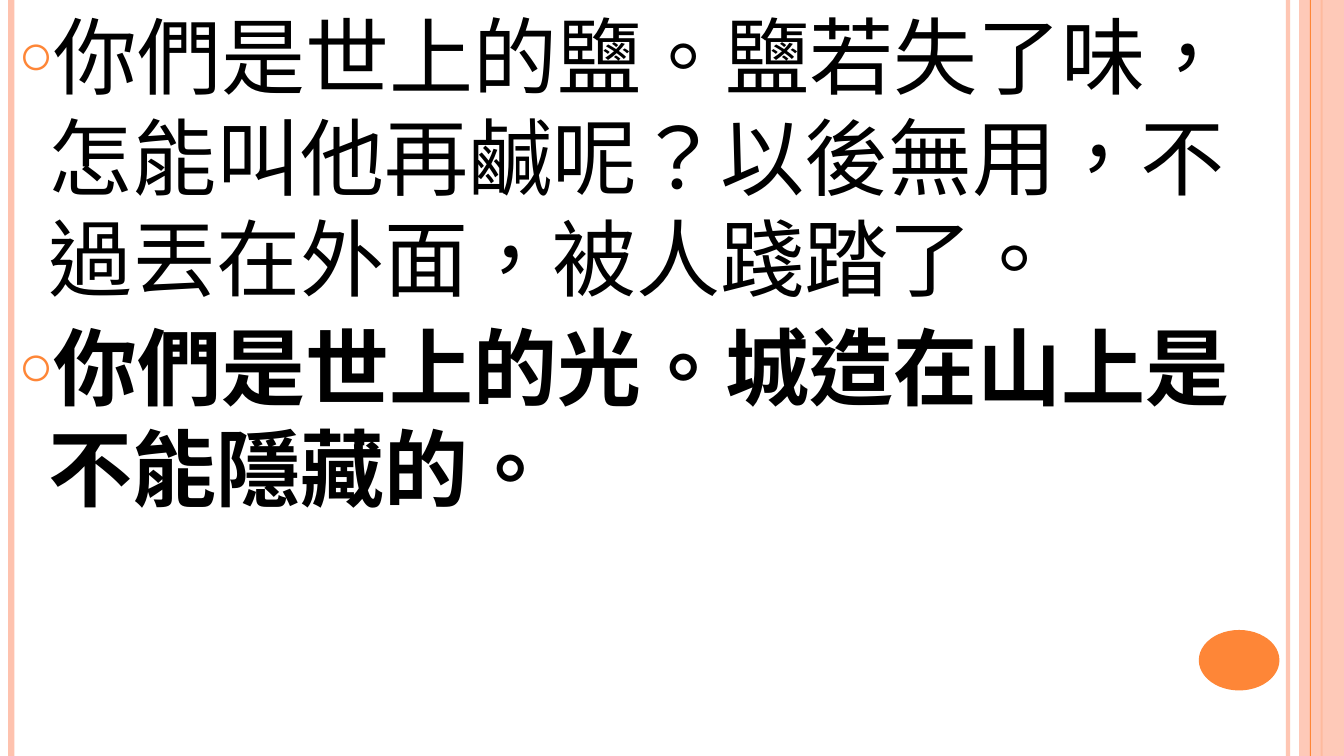
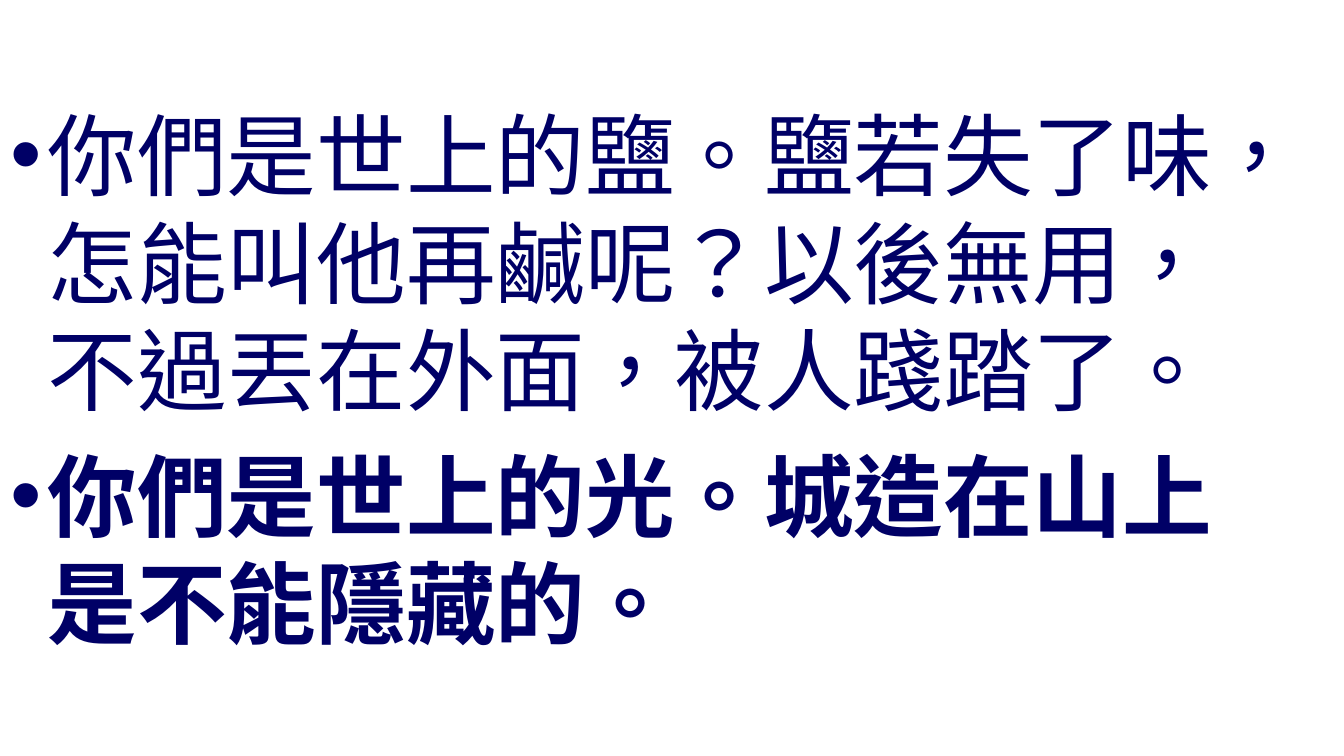
Before and after one commit to batisuoc/worship-resources, a slide deck: slide 2 of 74為鹽為光.pptx. Drawn at 1344x756 pixels with LibreOffice and Linux fonts; fonts in the diff are those of the drawing; background and template pictures are left out. Boxes give left, top, right and bottom in pixels: in the first picture for what was removed or moved away, otherwise in the second. Text is boxed around its words. In the diff, an @@ line names an element or a change of style, - is before the commit and + after.

```diff
--- a/74為鹽為光.pptx
+++ b/74為鹽為光.pptx
@@ text "你們是世上的鹽。鹽若失了味，怎能叫他再鹹呢？以後無用，不過丟在外面，被人踐踏了。": place and size @@
-text "你們是世上的鹽。鹽若失了味，怎能叫他再鹹呢？以後無用，不過丟在外面，被人踐踏了。" at box(49, 17, 1230, 508)
+text "你們是世上的鹽。鹽若失了味，怎能叫他再鹹呢？以後無用，不過丟在外面，被人踐踏了。" at box(48, 113, 1302, 645)
@@ text "你們是世上的鹽。鹽若失了味，怎能叫他再鹹呢？以後無用，不過丟在外面，被人踐踏了。" at box(48, 113, 1302, 645): size 60 to 64 pt, text colour #000000 to #000066; bullet ○ to •; more space between paragraphs; vertical alignment top to middle @@
@@ line removed from (11, 0) to (11, 756) @@
@@ line removed from (1289, 0) to (1289, 756) @@
@@ rectangle removed at box(1300, 0, 1344, 756) @@
@@ line removed from (1311, 0) to (1311, 756) @@
@@ line removed from (1322, 0) to (1322, 756) @@
@@ ellipse removed at box(1199, 630, 1279, 691) @@
```
Also in this commit, not shown: 6 other slides changed, 1 slide removed, 3 other files.
